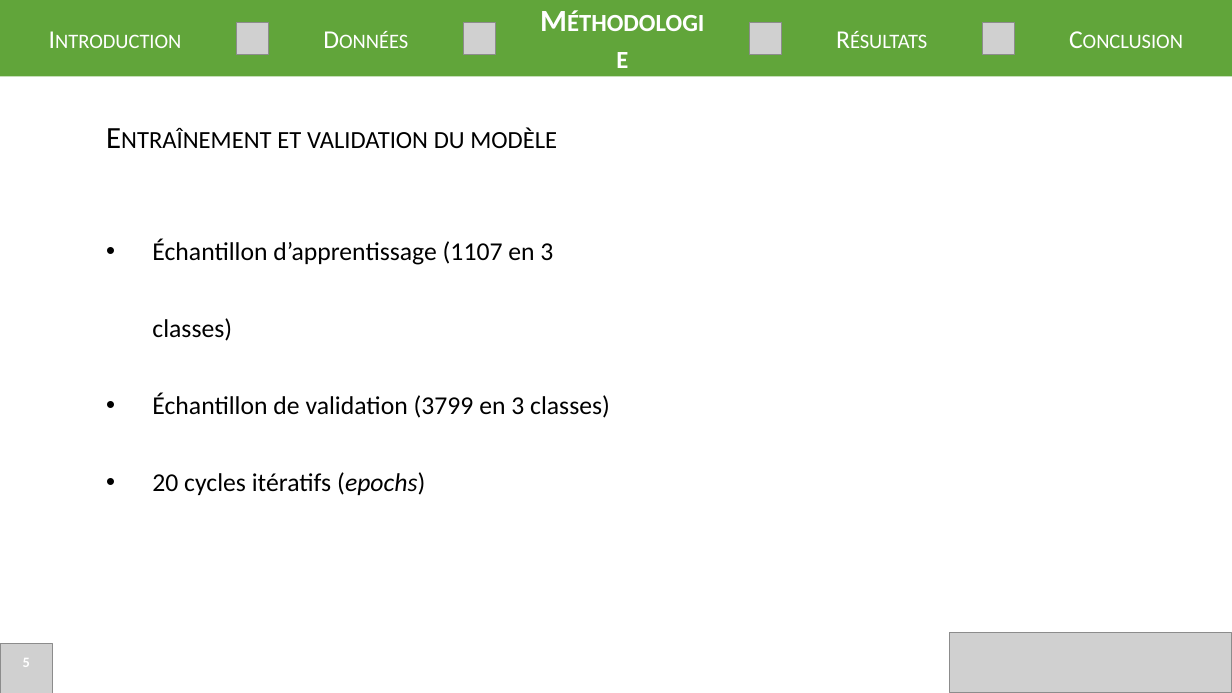
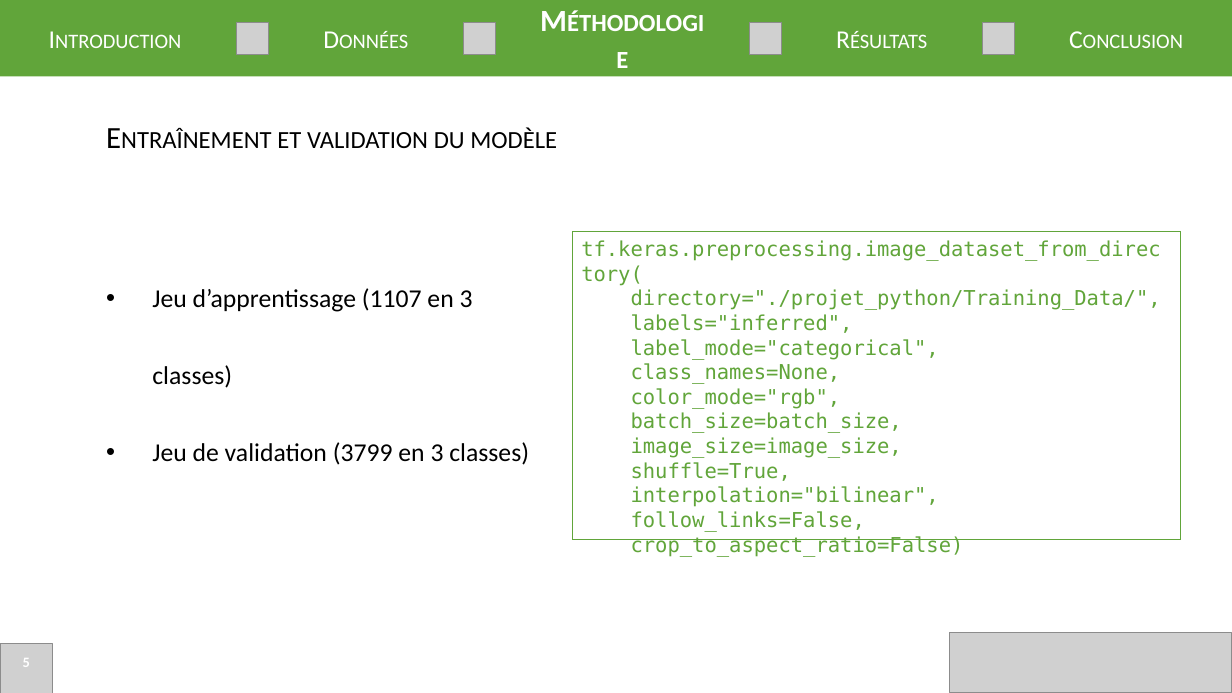
Before and after one commit to Easill/ML_photo, a slide deck: slide 5 of presentation.pptx. Drawn at 1232x693 pixels with LibreOffice and Linux fonts; fonts in the diff are those of the drawing; grey boxes stand for pictures. Boxes give left, top, right and bottom in pixels: in the first picture for what was removed or moved away, otherwise in the second. Text is boxed around its words. In the diff, an @@ line names an element or a change of style, - is before the commit and + after.

```diff
--- a/presentation.pptx
+++ b/presentation.pptx
@@ rectangle added at [572, 232, 1180, 540], outline #61A53A 0.75 pt, 16 pt, text #61A53A @@
+tf.keras.preprocessing.image_dataset_from_directory(
+directory="./projet_python/Training_Data/",
+labels="inferred",
+label_mode="categorical",
+class_names=None,
+color_mode="rgb",
+batch_size=batch_size,
+image_size=image_size,
+shuffle=True,
+interpolation="bilinear",
+follow_links=False,
+crop_to_aspect_ratio=False)
@@ text at [152, 288, 529, 465]: text changed @@
-• Échantillon d’apprentissage (1107 en 3 classes)
-• Échantillon de validation (3799 en 3 classes)
-• 20 cycles itératifs (epochs)
+• Jeu d’apprentissage (1107 en 3 classes)
+• Jeu de validation (3799 en 3 classes)
```
Also in this commit, not shown: 6 other slides changed, 7 other files.
